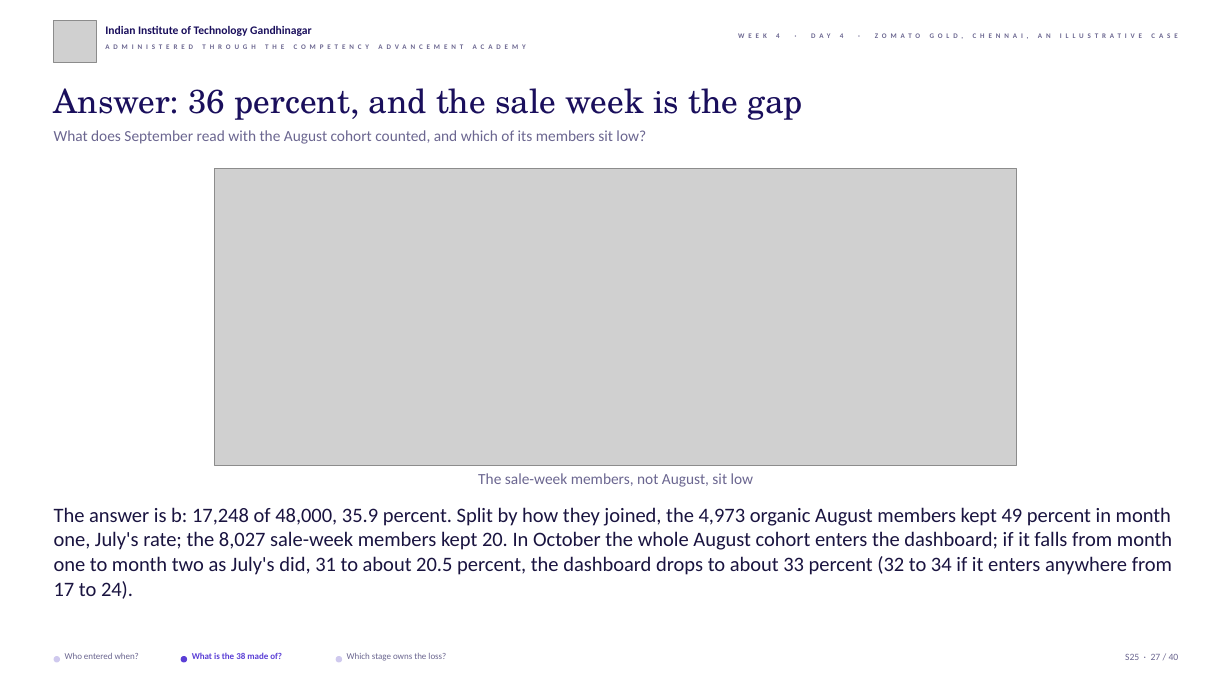
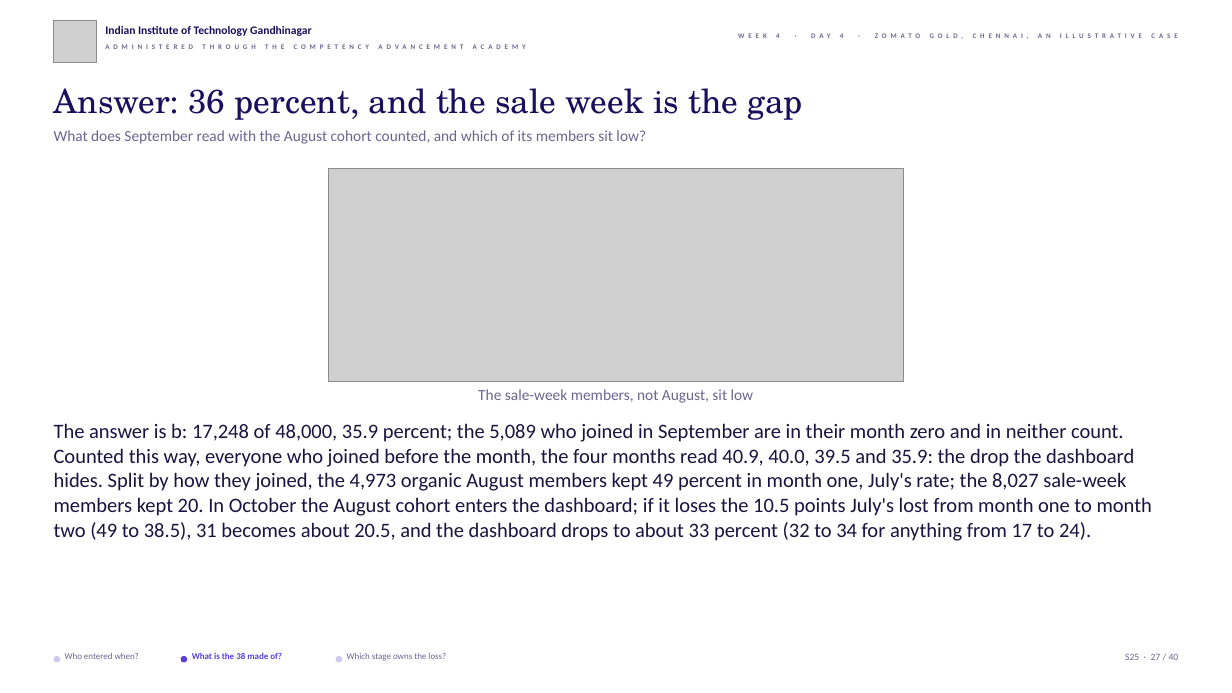
Before and after one commit to fde-academy-lab/c2-content-factory, a slide deck: slide 27 of content/W04/D4/slides/C2_W04_D04_half1_STUDENT.pptx. Drawn at 1232x693 pixels with LibreOffice and Linux fonts; fonts in the diff are those of the drawing; grey boxes stand for pictures; background and template pictures are left out. Boxes give left, top, right and bottom in pixels: in the first picture for what was removed or moved away, otherwise in the second. Text is boxed around its words. In the diff, an @@ line names an element or a change of style, - is before the commit and + after.

```diff
--- a/content/W04/D4/slides/C2_W04_D04_half1_STUDENT.pptx
+++ b/content/W04/D4/slides/C2_W04_D04_half1_STUDENT.pptx
@@ picture: place and size @@
-picture at bbox=[215, 168, 1018, 465]
+picture at bbox=[328, 168, 904, 382]
@@ text "The sale-week members, not August, ...": place and size @@
-text "The sale-week members, not August, ..." at bbox=[478, 473, 754, 487]
+text "The sale-week members, not August, ..." at bbox=[478, 389, 754, 403]
@@ text at bbox=[54, 423, 1152, 541]: text changed @@
-The answer is b: 17,248 of 48,000, 35.9 percent. Split by how they joined, the 4,973 organic August members kept 49 percent in month one, July's rate; the 8,027 sale-week members kept 20. In October the whole August cohort enters the dashboard; if it falls from month one to month two as July's did, 31 to about 20.5 percent, the dashboard drops to about 33 percent (32 to 34 if it enters anywhere from 17 to 24).
+The answer is b: 17,248 of 48,000, 35.9 percent; the 5,089 who joined in September are in their month zero and in neither count. Counted this way, everyone who joined before the month, the four months read 40.9, 40.0, 39.5 and 35.9: the drop the dashboard hides. Split by how they joined, the 4,973 organic August members kept 49 percent in month one, July's rate; the 8,027 sale-week members kept 20. In October the August cohort enters the dashboard; if it loses the 10.5 points July's lost from month one to month two (49 to 38.5), 31 becomes about 20.5, and the dashboard drops to about 33 percent (32 to 34 for anything from 17 to 24).
```
Also in this commit, not shown: 23 other slides changed, 5 other files.
